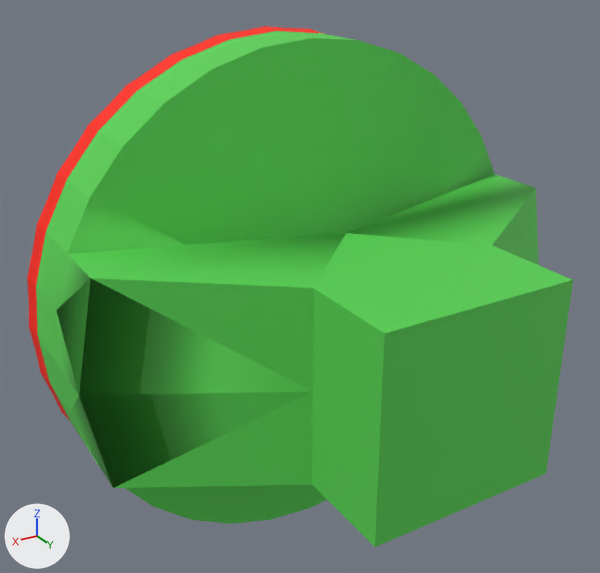
A saved change to the OBJ model app/src/main/res/raw/target.obj.
Both versions are drawn from a camera (50 mm lens) standing at (0.779, 1.3, 0.666) and looking at (0.068, 0.116, 0.074). Lighting does not change. The marker at lower left points along +X, +Y and +Z. Where no turn or scale is listed for an object, it has been applied to the vertices.

Objects in the first picture: 'Cylinder_Cylinder.001'.
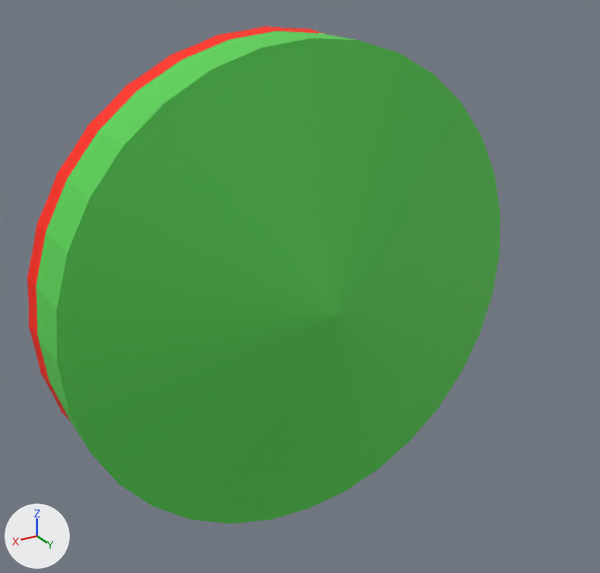
Where the change shows, as pixel boxes [x1, y1, x2, y2] in the pictures (600 x 573 px):
'Cylinder_Cylinder.001', reshaped (13% narrower)
    before: [27, 26, 573, 547]
    after: [27, 26, 500, 524]
part 1 of me_cylinder_cylinder_001, deleted (green)
    before: [56, 174, 573, 547]

Patch to the scene script:
```diff
--- a/app/src/main/res/raw/target.obj.py
+++ b/app/src/main/res/raw/target.obj.py
@@ me_cylinder_cylinder_001 @@
 # used by ob_cylinder_cylinder_001; location = (0.0, 0.0, 0.0)
-me_cylinder_cylinder_001.from_pydata(...)  # 412 vertices, 835 faces; spans x -0.5..0.5, y -0.125..0.513, z -0.5..0.5
+me_cylinder_cylinder_001.from_pydata(...)  # 386 vertices, 768 faces; spans x -0.5..0.5, y -0.125..0.125, z -0.5..0.5
+# me_cylinder_cylinder_001 part 1
+# 26 vertices are removed from x -0.495..0.495, y 0.132..0.513, z -0.19..0.19
+# 67 faces are deleted
 me_cylinder_cylinder_001.materials.append(mat_red)
```
